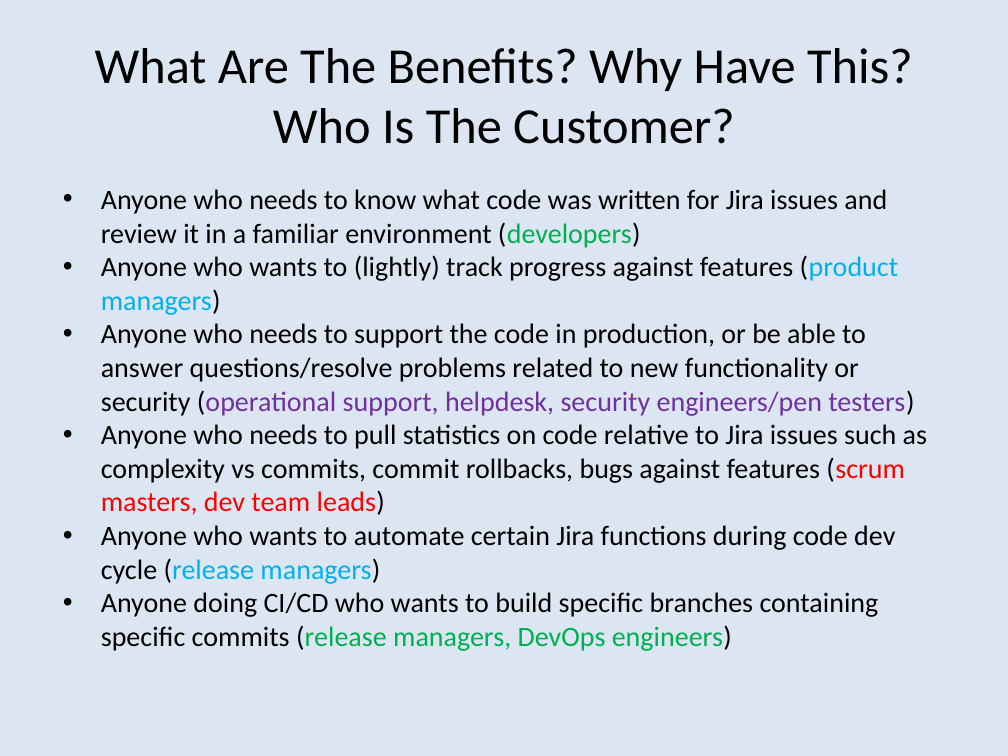
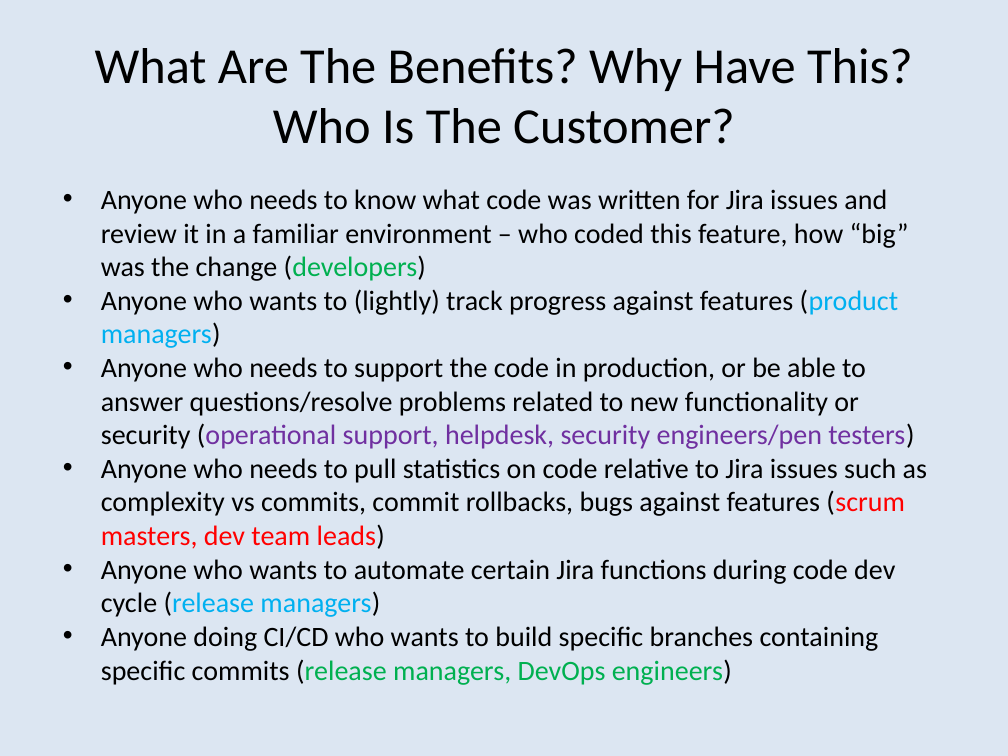
Before and after one commit to bobk/jirapresentations, a slide deck: slide 3 of Git Integration Options for Jira.pptx. Drawn at 1008x756 pixels with LibreOffice and Linux fonts; fonts in the diff are those of the drawing. Boxes give left, top, right and bottom in pixels: in the first picture for what was removed or moved away, otherwise in the second. Text is boxed around its words. In the diff, an @@ line names an element or a change of style, - is before the commit and + after.

```diff
--- a/Git Integration Options for Jira.pptx
+++ b/Git Integration Options for Jira.pptx
@@ text at [101, 189, 909, 281]: text changed @@
-• Anyone who needs to know what code was written for Jira issues and review it in a familiar environment (developers)
+• Anyone who needs to know what code was written for Jira issues and review it in a familiar environment – who coded this feature, how “big” was the change (developers)
```
Also in this commit, not shown: 5 other slides changed, 2 slides added.
